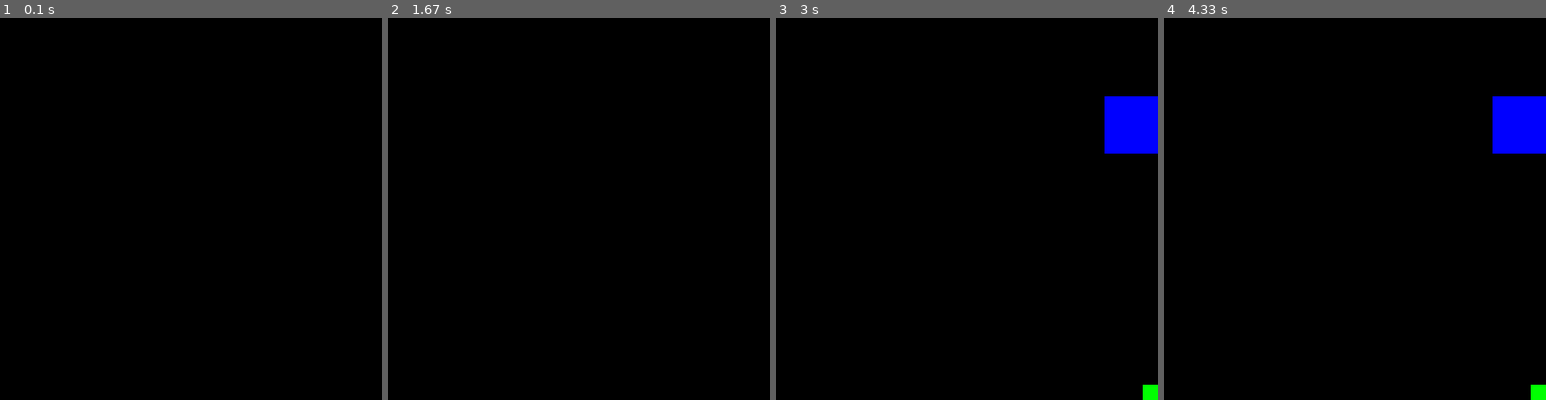
Above: before the commit, frames 1-4 (left to right).
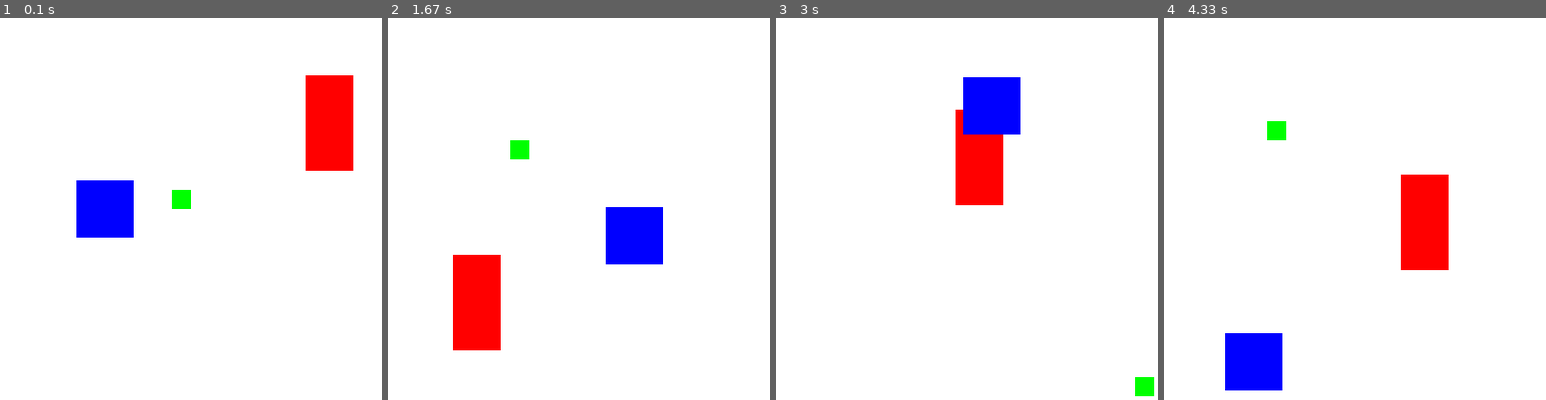
Above: after the commit, the same moments.

Repository: JeremiahTee/python-games-sweigart
Game: pygame game, started from animation.py
The game is run twice, just before and just after one commit, with the same random seed, the same clock (stepped at 60 frames per second) and the same inputs.
Inputs:
- Up to frame 1 (0.1 s): no input
- Up to frame 2 (1.67 s): no input
- Up to frame 3 (3 s): no input
- Up to frame 4 (4.33 s): no input

The runs differ from the first frame. In frame 1, 100% of the frame differs, in the area x 0-100%, y 0-100%; in frame 2, 100%; in frame 3, 100%; in frame 4, 100%.

Commit message:
fixed indentation, program works 100%

Diff:
--- a/animation.py
+++ b/animation.py
@@ -25,7 +25,7 @@
 BLUE = (0, 0, 255)
 
 # Set up box data structure.
-b1 = {'rect': pygame.Rect(200, 80, 50, 100), 'color': RED, 'dir': UP_RIGHT}
+b1 = {'rect': pygame.Rect(300, 80, 50, 100), 'color': RED, 'dir': UP_RIGHT}
 b2 =  {'rect': pygame.Rect(200, 200, 20, 20), 'color': GREEN, 'dir': UP_LEFT}
 b3 =  {'rect': pygame.Rect(100, 150, 60, 60), 'color': BLUE, 'dir': DOWN_LEFT}
 boxes = [b1, b2, b3]
@@ -39,7 +39,7 @@
             sys.exit()
 
     # Draw the white background onto the surface
-            windowSurface.fill(WHITE)
+    windowSurface.fill(WHITE)
 
     for b in boxes:
         # Move the box data structure.
@@ -86,7 +86,7 @@
                 b['dir'] = UP_LEFT
 
         # Draw the box onto the surface
-                pygame.draw.rect(windowSurface, b['color'], b['rect'])
+        pygame.draw.rect(windowSurface, b['color'], b['rect'])
 
     #Draw the window into the screen
     pygame.display.update()
